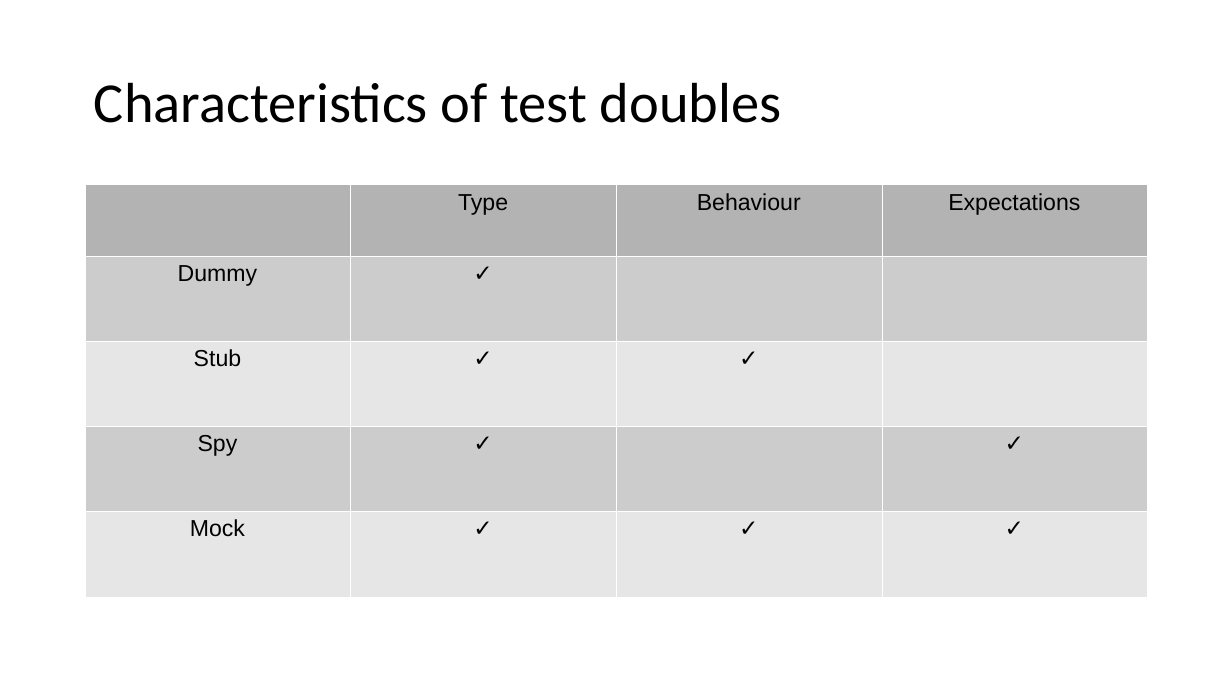
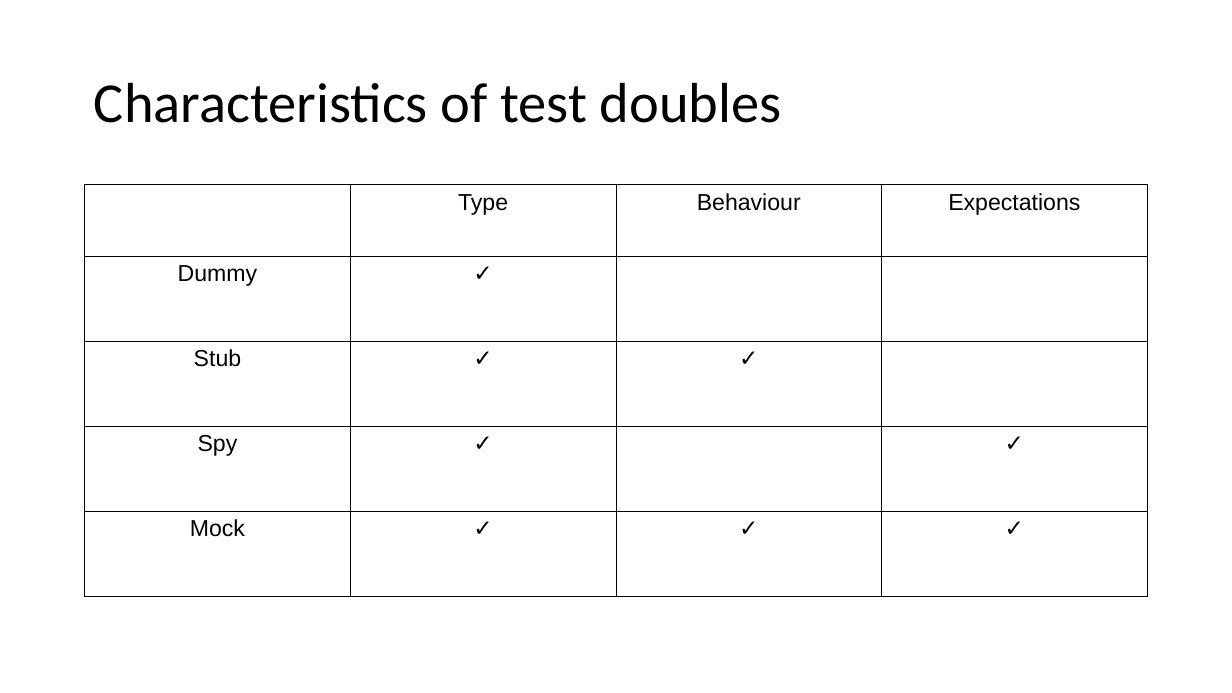
Before and after one commit to docljn/phpunit-or-prophecy-for-mocks, a slide deck: slide 15 of Creating Unit Test Mocks - PHPUnit or Prophecy.odp. Drawn at 1232x693 pixels with LibreOffice and Linux fonts; fonts in the diff are those of the drawing. Boxes give left, top, right and bottom in pixels: in the first picture for what was removed or moved away, otherwise in the second. Text is boxed around its words. In the diff, an @@ line names an element or a change of style, - is before the commit and + after.

```diff
--- a/Creating Unit Test Mocks - PHPUnit or Prophecy.odp
+++ b/Creating Unit Test Mocks - PHPUnit or Prophecy.odp
@@ table at box(85, 185, 1147, 597) @@
@@ fill #B3B3B3 to none in 3 cells @@
@@ fill #CCCCCC to none in 5 cells @@
@@ fill #E6E6E6 to none in 7 cells @@
@@ borders changed @@
```
Also in this commit, not shown: 5 other slides changed, 1 slide added, 1 other file.
